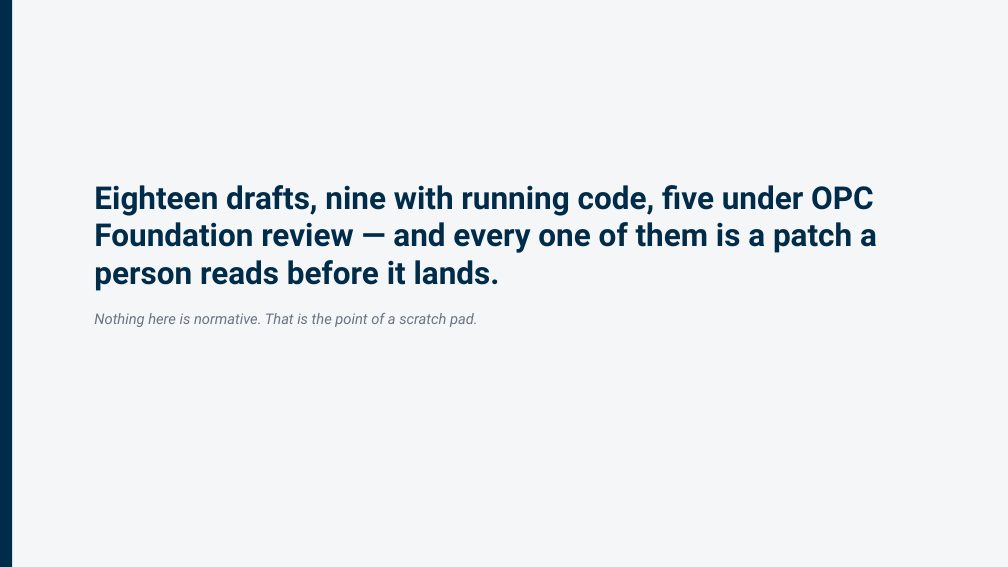
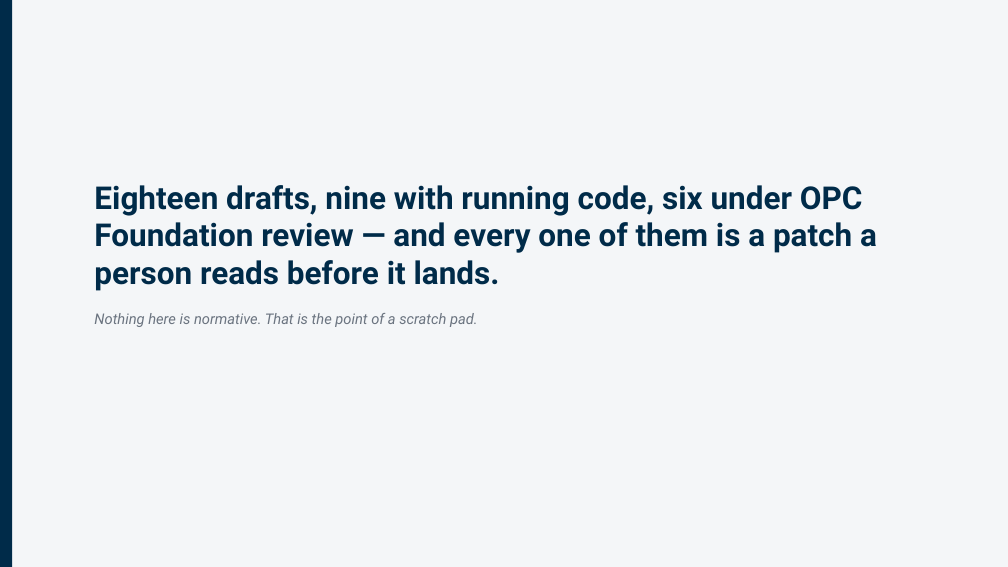
Before and after one commit to marcschier/opcua-drafts, a slide deck: slide 108 of decks/OPC-UA-Drafts-Overview.pptx. Drawn at 1008x567 pixels with LibreOffice and Linux fonts; fonts in the diff are those of the drawing. Boxes give left, top, right and bottom in pixels: in the first picture for what was removed or moved away, otherwise in the second. Text is boxed around its words. In the diff, an @@ line names an element or a change of style, - is before the commit and + after.

```diff
--- a/decks/OPC-UA-Drafts-Overview.pptx
+++ b/decks/OPC-UA-Drafts-Overview.pptx
@@ text at (94,185,877,291): text changed @@
-Eighteen drafts, nine with running code, five under OPC Foundation review — and every one of them is a patch a person reads before it lands.
+Eighteen drafts, nine with running code, six under OPC Foundation review — and every one of them is a patch a person reads before it lands.
```
Also in this commit, not shown: 16 other slides changed, 28 other files.
